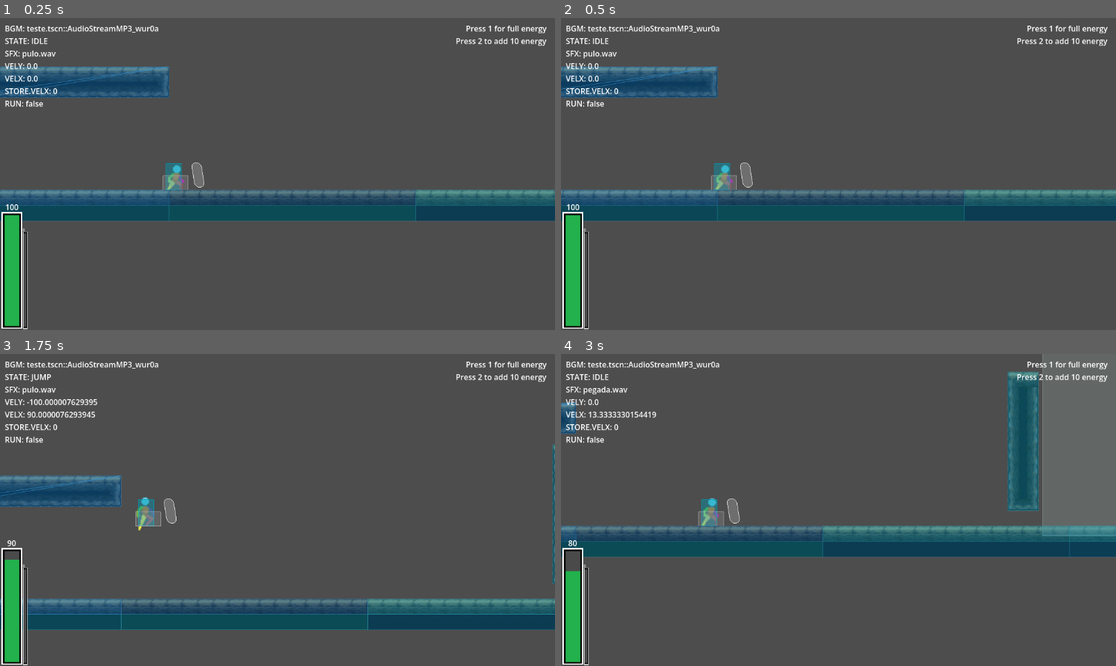
Above: before the commit, frames 1-4 (two rows, left to right).
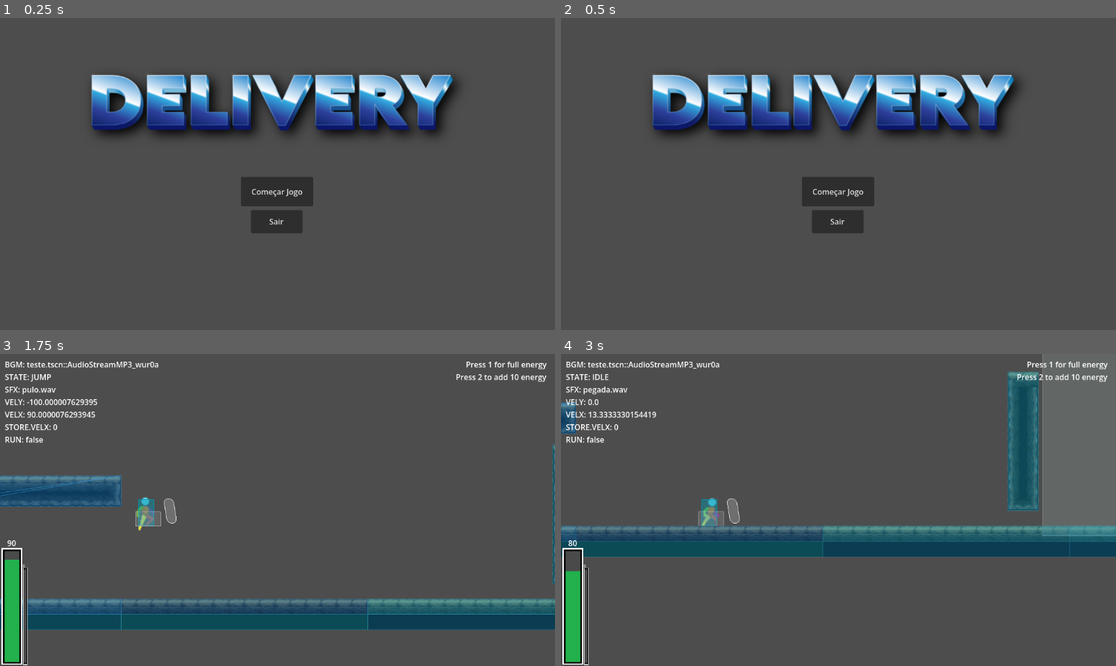
Above: after the commit, the same moments.

Repository: flanderszao/gamedev-delivery
Game: Godot game, scene res://scenes/menu_principal.tscn
Same seed, same stepped clock (60 frames per second), same inputs: the game is played once before the commit and once after it. Before the commit the project starts from res://scenes/teste.tscn.
Inputs (mouse positions are in pixels of both pictures, inside the frame that each line leads up to):
- Up to frame 1 (0.25 s): no input
- Up to frame 2 (0.5 s): no input
- Up to frame 3 (1.75 s): click (277, 528) at 0.5 s, where only the run after the commit has a clickable "Começar Jogo"; move the mouse to (399, 494) at 1.27 s; hold Right (right) from 1.28 s (still down); tap Shift (a_button) at 1.35 s; tap Up (up) at 1.52 s
- Up to frame 4 (3 s): move the mouse to (727, 525) at 2.02 s; tap Z (b_button) at 2.1 s; tap Up (up) at 2.27 s; move the mouse to (894, 441) at 2.77 s; release Right (right) at 2.78 s; hold Left (left) from 2.78 s (still down); tap Shift (a_button) at 2.85 s

The runs differ from the first frame. In frame 1, 27% of the frame differs, in the area x 0-100%, y 2-100%; in frame 2, 27%; in frame 3, less than 0.1%; in frame 4, nothing differs.

Commit message:
Adição de um menu principal Mudança da cena principal para a cena de menu principal

Diff:
--- a/project.godot
+++ b/project.godot
@@ -11,7 +11,7 @@
 [application]
 
 config/name="Delivery"
-run/main_scene="uid://e22ryl1um6ap"
+run/main_scene="uid://y2t63m2wo8ut"
 config/features=PackedStringArray("4.6", "GL Compatibility")
 config/icon="res://icon.svg"
 
--- /dev/null
+++ b/scenes/menu_principal.gd
@@ -0,0 +1,16 @@
+extends Node2D
+
+@onready var musica = $MusicaDeFundo
+@onready var comecar = $CanvasLayer/ComecarJogo
+@onready var sair = $CanvasLayer/Sair
+
+func _ready() -> void:
+	pass
+
+
+func _process(delta: float) -> void:
+	if comecar.button_pressed:
+		get_tree().change_scene_to_file("res://scenes/teste.tscn")
+	if sair.button_pressed:
+		get_tree().quit()
+	pass
--- /dev/null
+++ b/scenes/menu_principal.tscn
@@ -0,0 +1,30 @@
+[gd_scene format=3 uid="uid://y2t63m2wo8ut"]
+
+[ext_resource type="Script" uid="uid://b3ue0xtqm67dt" path="res://scenes/menu_principal.gd" id="1_mk4g1"]
+[ext_resource type="Texture2D" uid="uid://6cl1rxgwnreq" path="res://GraphicsAssets/UI/telainicial.png" id="2_iep14"]
+
+[node name="MenuPrincipal" type="Node2D" unique_id=2130437567]
+script = ExtResource("1_mk4g1")
+
+[node name="MusicaDeFundo" type="AudioStreamPlayer" parent="." unique_id=274102158]
+
+[node name="CanvasLayer" type="CanvasLayer" parent="." unique_id=432657326]
+
+[node name="Logo" type="Sprite2D" parent="CanvasLayer" unique_id=174743056]
+position = Vector2(573, 184)
+scale = Vector2(0.8720703, 0.7797428)
+texture = ExtResource("2_iep14")
+
+[node name="ComecarJogo" type="Button" parent="CanvasLayer" unique_id=1514916128]
+offset_left = 500.0
+offset_top = 330.0
+offset_right = 650.0
+offset_bottom = 391.0
+text = "Começar Jogo"
+
+[node name="Sair" type="Button" parent="CanvasLayer" unique_id=227446859]
+offset_left = 521.0
+offset_top = 399.0
+offset_right = 628.0
+offset_bottom = 447.0
+text = "Sair"
--- a/scenes/teste.tscn
+++ b/scenes/teste.tscn
@@ -7,7 +7,7 @@
 
 [sub_resource type="AudioStreamMP3" id="AudioStreamMP3_wur0a"]
 
-[node name="Main" type="Node2D" unique_id=1087216480]
+[node name="Debug" type="Node2D" unique_id=1087216480]
 script = ExtResource("1_ddwwg")
 
 [node name="Personagem" parent="." unique_id=1820077817 instance=ExtResource("7_grbdc")]
Renamed: GraphicsAssets/UI/Pixel UI pack 3/energy.png -> GraphicsAssets/UI/energy.png
Not shown, added: GraphicsAssets/UI/energy.png.import
Renamed: GraphicsAssets/UI/Pixel UI pack 3/energyfull.png -> GraphicsAssets/UI/energyfull.png
Not shown, changed: GraphicsAssets/UI/energyfull.png.import
Renamed: GraphicsAssets/UI/Pixel UI pack 3/recharge.png -> GraphicsAssets/UI/recharge.png
Not shown, changed: GraphicsAssets/UI/recharge.png.import
Renamed: GraphicsAssets/UI/Pixel UI pack 3/rechargefull.png -> GraphicsAssets/UI/rechargefull.png
Not shown, changed: GraphicsAssets/UI/rechargefull.png.import
Binary file added: GraphicsAssets/UI/telainicial.png
Not shown, changed: GraphicsAssets/UI/telainicial.png.import
Not shown, added: scenes/menu_principal.gd.uid
